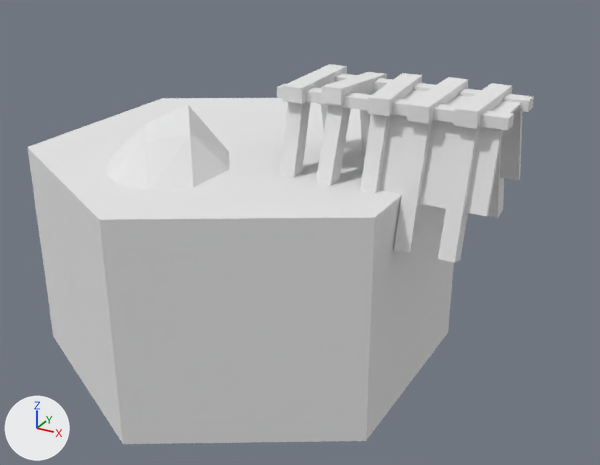
What one commit did to the Blender file Assets/Resources/Meshes/Tiles/mine01.blend.
Camera for both pictures: a 50 mm lens placed at (0.99, -1.545, 0.835), pointed at (0.146, -0.011, 0.068). The axes (+X, +Y, +Z) are drawn at lower left. The lights are the same throughout.

In view in the first picture: 'Mine'.
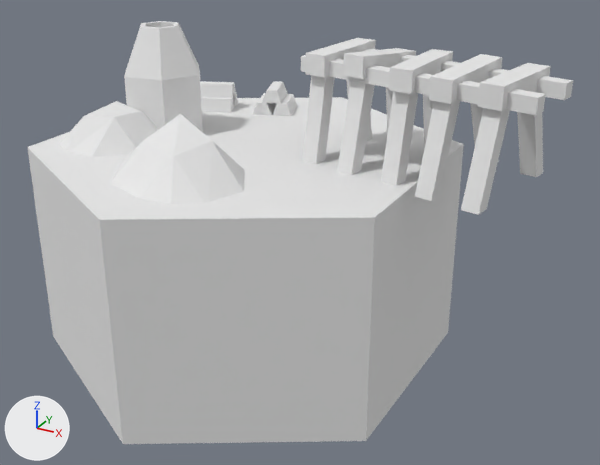
Boxes (x1, y1, x2, y2) around the edits, measured in the pictures (600 x 465 px; the box of a moved part takes in the faces that stretch with it):
'Mine', reshaped (8% wider, 11% taller)
    before: (27, 64, 534, 444)
    after: (27, 21, 573, 444)
part 1 of me_mine, moved or reshaped
    before: (107, 105, 230, 190)
    after: (111, 114, 245, 204)
part 2 of me_mine, deleted
    before: (280, 64, 534, 263)
part 3 of me_mine, built on
    before: (28, 84, 523, 220)
    after: (28, 21, 573, 220)

The change in detail:
Material 'Ash' (mat_ash) is new.
Its base color is (0.8, 0.8, 0.8) (white #e7e7e7).
Material 'Fire' (mat_fire) is new.
Its base color is (0.8, 0.8, 0.8) (white #e7e7e7).
me_mine is used by ob_mine; location (0.0, 0.0, 0.0).
me_mine had 208 vertices, 143 faces, 1 loose edge and spanned x -0.466..0.619, y -0.5..0.5, z -0.25..0.44.
me_mine now has 277 vertices, 198 faces, 2 loose edges and spans x -0.466..0.693, y -0.5..0.5, z -0.25..0.501.
me_mine part 1: the loose piece of 16 vertices spanning x -0.252..0.089, y -0.353..-0.007, z 0.242..0.363 is turned 32.6 degrees about the z axis through its middle, then moved by (0.066, -0.059, 0.0).
me_mine part 2: 17 loose pieces with 136 vertices, spanning x 0.138..0.619, y -0.175..0.157, z 0.133..0.44, are deleted.
Part 3, on me_mine:
40 vertices are removed from x -0.35..0.619, y -0.394..0.325, z 0.142..0.423.
25 faces are deleted.
153 vertices are added at x -0.403..0.688, y -0.243..0.359, z -0.04..0.501.
20 new vertices lie (0.036, -0.007, 0.0) away from vertices in x 0.256..0.601, y -0.14..0.195, z 0.058..0.477.
12 new vertices lie (0.037, -0.007, 0.0) away from vertices in x 0.288..0.606, y -0.117..0.172, z 0.069..0.473.
12 new vertices lie (0.0, 0.0, 0.045) away from vertices in x 0.163..0.64, y -0.105..0.188, z 0.437.
10 new vertices lie (0.034, -0.094, 0.0) away from vertices in x -0.161..-0.065, y 0.324..0.359, z 0.25..0.315.
8 new vertices lie (0.005, 0.032, 0.0) away from vertices in x 0.139..0.688, y -0.098..0.135, z 0.436..0.467.
6 new vertices lie (0.093, 0.038, 0.0) away from vertices in x -0.318..-0.284, y 0.192..0.276, z 0.25..0.282.
6 new vertices lie (0.048, -0.009, 0.0) away from vertices in x 0.289..0.492, y -0.079..0.175, z 0.426..0.486.
6 new vertices lie (0.0, 0.0, 0.146) away from vertices in x -0.341..-0.142, y -0.074..0.11, z 0.247.
6 new vertices lie (0.0, 0.0, 0.05) away from vertices in x -0.278..-0.205, y -0.016..0.052, z 0.451.
102 new faces join them, mat_wood (white #e7e7e7).
1 new face joins them, mat_road (white #e7e7e7).
9 new faces join them, mat_ash (white #e7e7e7).
36 new faces join them, mat_top (white #e7e7e7).
29 new faces join them, mat_stone (white #e7e7e7).
5 new faces join them, mat_fire (white #e7e7e7).
me_mine now uses material mat_ash (white #e7e7e7).
me_mine now uses material mat_fire (white #e7e7e7).
